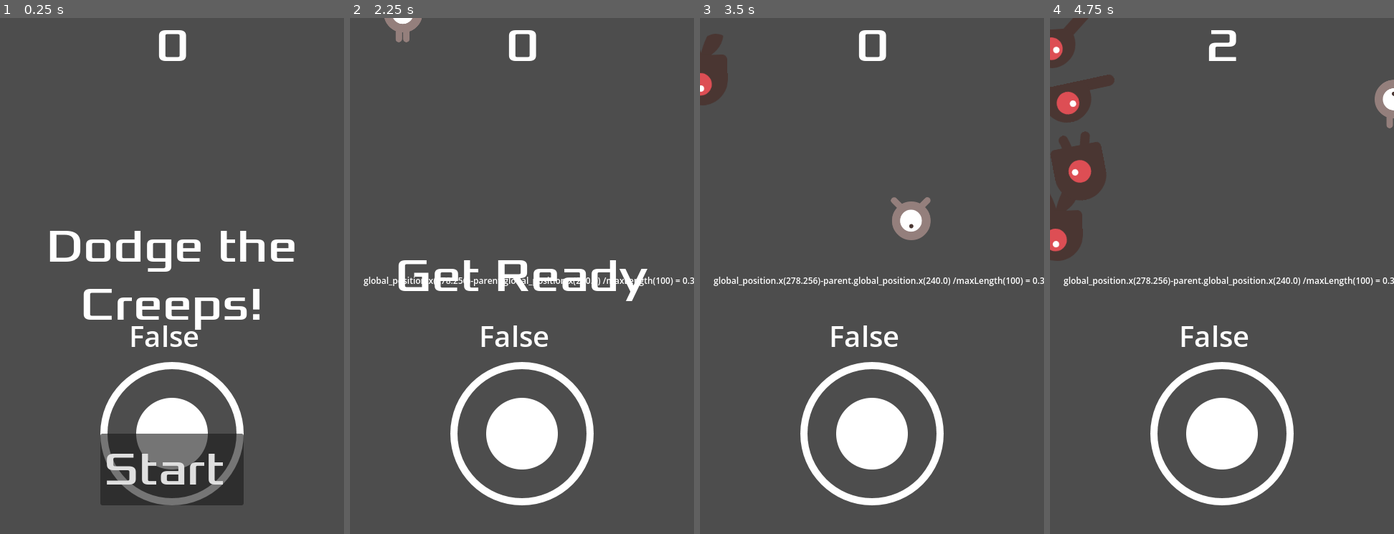
Above: before the commit, frames 1-4 (left to right).
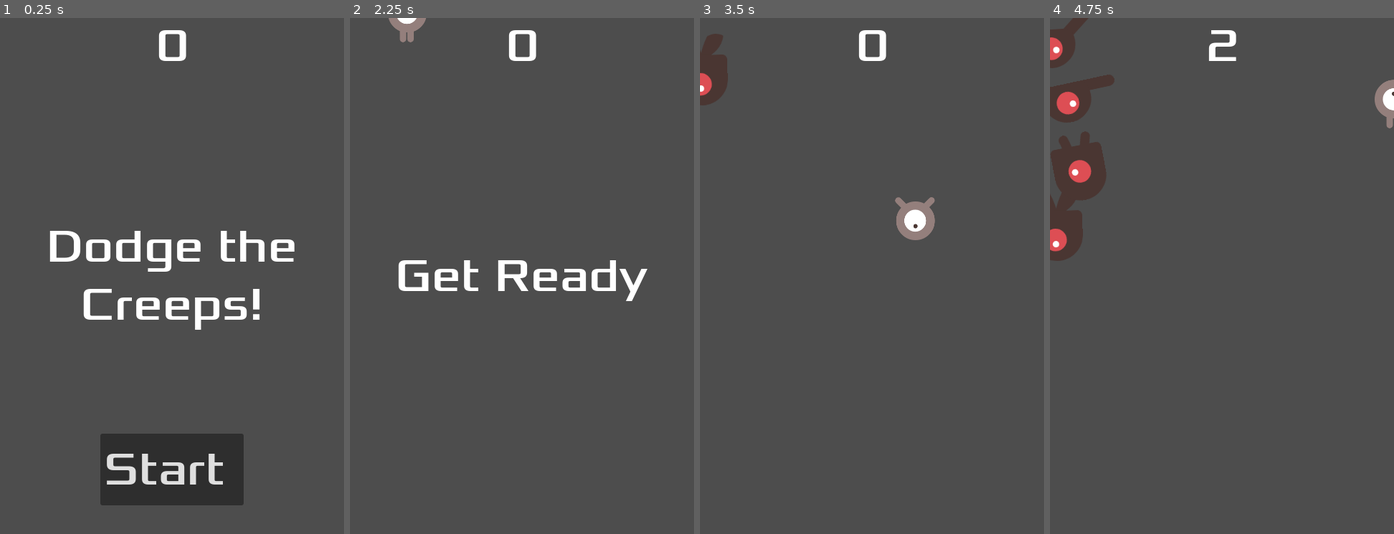
Above: after the commit, the same moments.

Repository: undeadskeleton/dodge-the-creep
Game: Godot game, scene res://Scene/stage.tscn
The game is run twice, just before and just after one commit, with the same random seed, the same clock (stepped at 60 frames per second) and the same inputs.
Inputs (mouse positions are in pixels of both pictures, inside the frame that each line leads up to):
- Up to frame 1 (0.25 s): no input
- Up to frame 2 (2.25 s): click "Start" at 0.5 s; click (522, 435) at 1.27 s; tap Enter at 2 s; move the mouse to (597, 250) at 2.02 s; hold Right (move_right) from 2.03 s (still down)
- Up to frame 3 (3.5 s): move the mouse to (803, 301) at 2.77 s; release Right (move_right) at 2.78 s; hold Down (move_down) from 2.78 s (still down)
- Up to frame 4 (4.75 s): move the mouse to (1256, 162) at 3.52 s; release Down (move_down) at 3.53 s; hold Right (move_right) 3.53-4.28 s; move the mouse to (1204, 379) at 4.27 s; hold Up (move_up) from 4.28 s (still down)

The runs differ from the first frame. In frame 1, 4.3% of the frame differs, in the area x 29-71%, y 59-95%; in frame 2, 5.1%; in frame 3, 5.5%, in the area x 3-100%, y 34-95%; in frame 4, 5.1%.

Commit message:
hide the joystick in touchscreen

Diff:
--- a/Script/joystick/joystick.gd
+++ b/Script/joystick/joystick.gd
@@ -5,7 +5,11 @@
 
 # Called when the node enters the scene tree for the first time.
 func _ready() -> void:
-	pass # Replace with function body.
+	if DisplayServer.is_touchscreen_available():
+		visible = true
+	else:
+		visible = false
+
 
 
 # Called every frame. 'delta' is the elapsed time since the previous frame.
